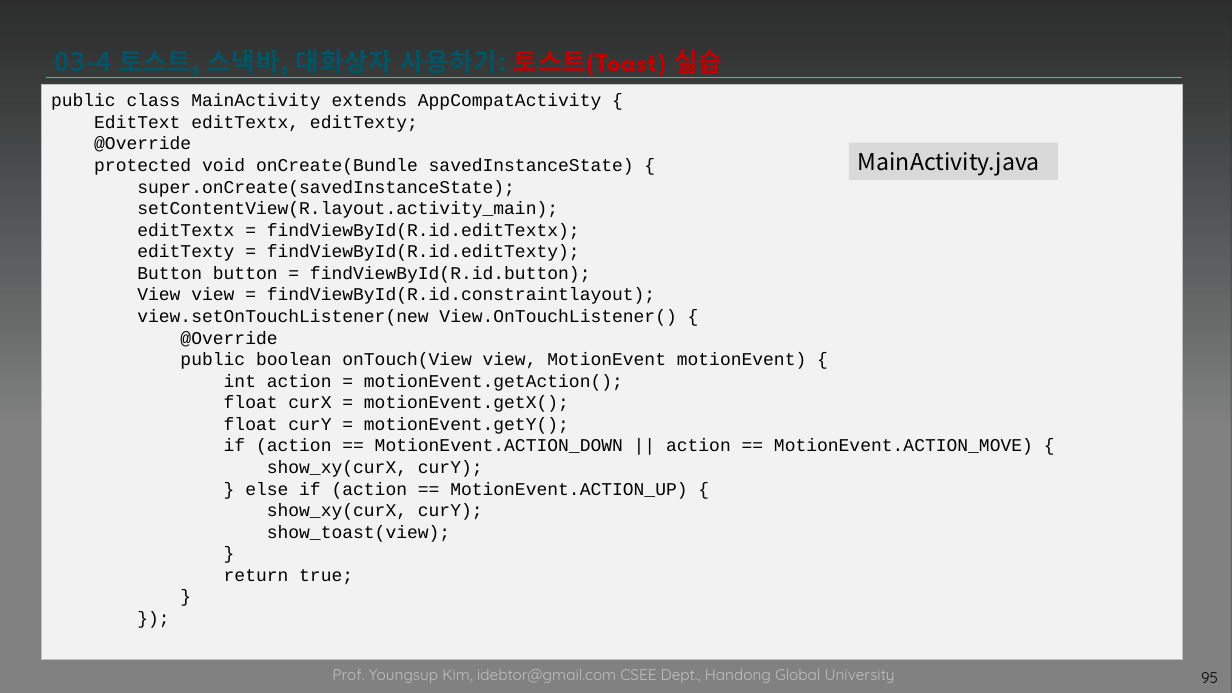
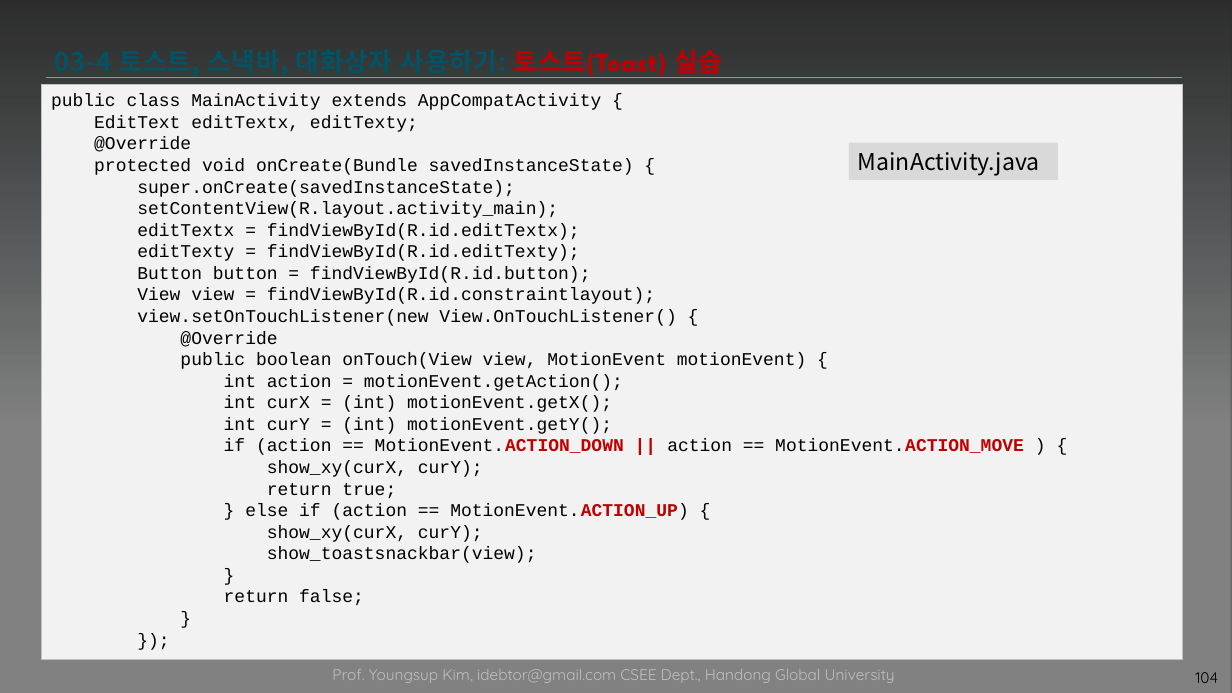
Before and after one commit to tae7841/HuStarAS, a slide deck: slide 104 of ppts/03Widget.pptx (slide 95 before the commit). Drawn at 1232x693 pixels with LibreOffice and Linux fonts; fonts in the diff are those of the drawing; background and template pictures are left out; a plain dark background stands for a picture behind light text. Boxes give left, top, right and bottom in pixels: in the first picture for what was removed or moved away, otherwise in the second. Text is boxed around its words. In the diff, an @@ line names an element or a change of style, - is before the commit and + after.

```diff
--- a/ppts/03Widget.pptx
+++ b/ppts/03Widget.pptx
@@ text in rectangle at <box>224,396,1024,455</box>: text changed @@
-float curX = motionEvent.getX();
-float curY = motionEvent.getY();
-if (action == MotionEvent.ACTION_DOWN || action == MotionEvent.ACTION_MOVE) {
+int curX = (int) motionEvent.getX();
+int curY = (int) motionEvent.getY();
+if (action == MotionEvent.ACTION_DOWN || action == MotionEvent.ACTION_MOVE ) {
@@ text in rectangle at <box>245,504,689,520</box>: text colour #000000 to #C00000, bold on in "MotionEvent.ACTION_UP)" @@
@@ text in rectangle at <box>267,483,396,498</box>: paragraph added @@
+return true;
@@ text in rectangle at <box>267,547,537,563</box>: text changed @@
-show_toast(view);
+show_toastsnackbar(view);
@@ text in rectangle at <box>224,590,364,605</box>: text changed @@
-return true;
+return false;
@@ page number at <box>1195,672,1218,683</box>: text changed @@
-95
+104
```
Also in this commit, not shown: 24 other slides changed, 15 slides added, 8 slides removed.
